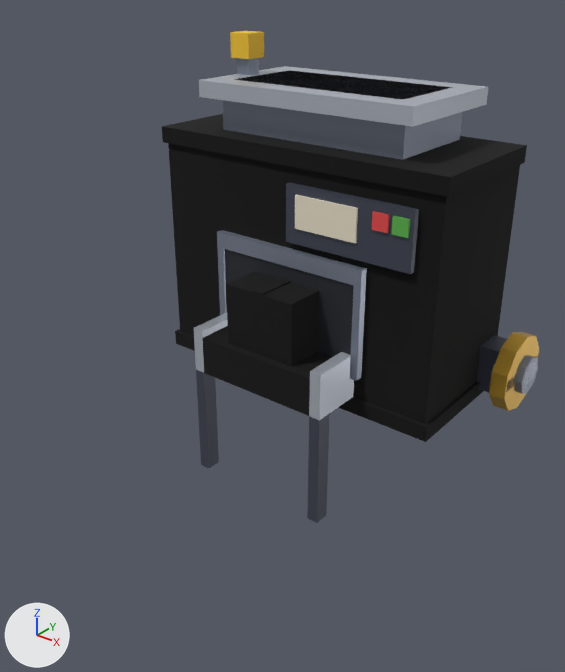
Renders of the Blender file assets/managed-models/packhouse-floor/packer/packer.blend from each side of a commit.
Rendered twice from a 50 mm lens placed at (1.105, -1.769, 1.272), pointed at (0.088, -0.498, 0.483). The axes (+X, +Y, +Z) are drawn at lower left. The lights are the same throughout. The older version comes first.

Names of what the first picture shows: 'packer', 'spin-x'.
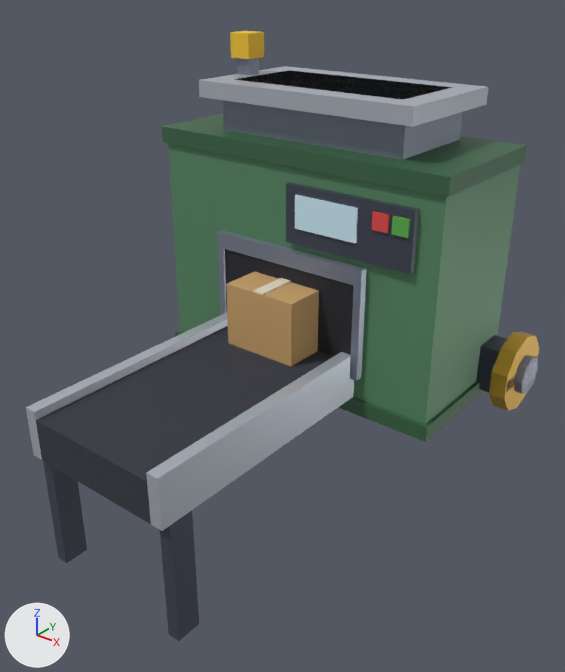
The newer file is also turned or shifted as a whole; pictures and numbers use the older file's frame.

Changed parts and their boxes (x1, y1, x2, y2) in the pictures (565 x 672 px; the box of a moved part takes in the faces that stretch with it):
'packer', reshaped, surface changed (black to green, 36% wider, 24% taller)
    before: (162, 31, 537, 523)
    after: (26, 31, 537, 641)
part 1 of me_packer, moved or reshaped
    before: (196, 370, 219, 468)
    after: (43, 461, 87, 563)
part 2 of me_packer, moved or reshaped
    before: (307, 413, 330, 523)
    after: (160, 510, 199, 641)
part 3 of me_packer, moved or reshaped
    before: (194, 312, 354, 420)
    after: (26, 312, 354, 531)
part 4 of me_packer, surface changed (black to green)
    before: (162, 111, 527, 523)
    after: (26, 111, 527, 641)

Diff of the bpy script that builds the scene:
```diff
--- a/assets/managed-models/packhouse-floor/packer/packer.blend.py
+++ b/assets/managed-models/packhouse-floor/packer/packer.blend.py
@@ me_packer @@
 # used by ob_packer; location = (0.0, 0.0, 0.0)
 # before: 128 (-0.2, -0.5, 0.3) at pixel (195, 369), 129 (-0.17, -0.5, 0.3) at pixel (204, 372), 132 (-0.2, -0.5, 0.42) at pixel (193, 327), 133 (-0.17, -0.5, 0.42) at pixel (202, 331), 136 (0.17, -0.5, 0.3) at pixel (309, 416)
 # before: 137 (0.2, -0.5, 0.3) at pixel (319, 420), 140 (0.17, -0.5, 0.42) at pixel (309, 371), 141 (0.2, -0.5, 0.42) at pixel (320, 375), 144 (-0.17, -0.5, 0.3) at pixel (204, 372), 145 (0.17, -0.5, 0.3) at pixel (309, 416)
 # before: 148 (-0.17, -0.5, 0.4) at pixel (202, 338), 149 (0.17, -0.5, 0.4) at pixel (309, 378)
-me_packer.from_pydata(...)  # 204 vertices, 152 faces; spans x -0.41..0.52, y -0.5..0.0, z 0.0..1.1
+me_packer.from_pydata(...)  # 204 vertices, 152 faces; spans x -0.41..0.52, y -1.0..0.0, z 0.0..1.1
+# me_packer part 1: the loose piece of 8 vertices spanning x -0.2..-0.17, y -0.5..-0.46, z 0.0..0.3 is scaled about its middle by (1, 1.5, 1), then moved by (0.0, -0.47, 0.0)
+# me_packer part 2: the loose piece of 8 vertices spanning x 0.17..0.2, y -0.5..-0.46, z 0.0..0.3 is scaled about its middle by (1, 1.5, 1), then moved by (0.0, -0.47, 0.0)
+# me_packer part 3
+for i in [128, 129, 132, 133, 136, 137, 140, 141, 144, 145, 148, 149]: me_packer.vertices[i].co += Vector((0.0, -0.5, 0.0))
+# me_packer part 4: texture (UV) coordinates of 152 of 152 faces, centred in x -0.41..0.52, y -0.5..0.0, z 0.0..1.1, changed; they spanned u 0.06..0.94, v 0.25..0.75 and now span u 0.06..0.94, v 0.17..0.83
 me_packer.materials.append(mat_m_packer)
```
